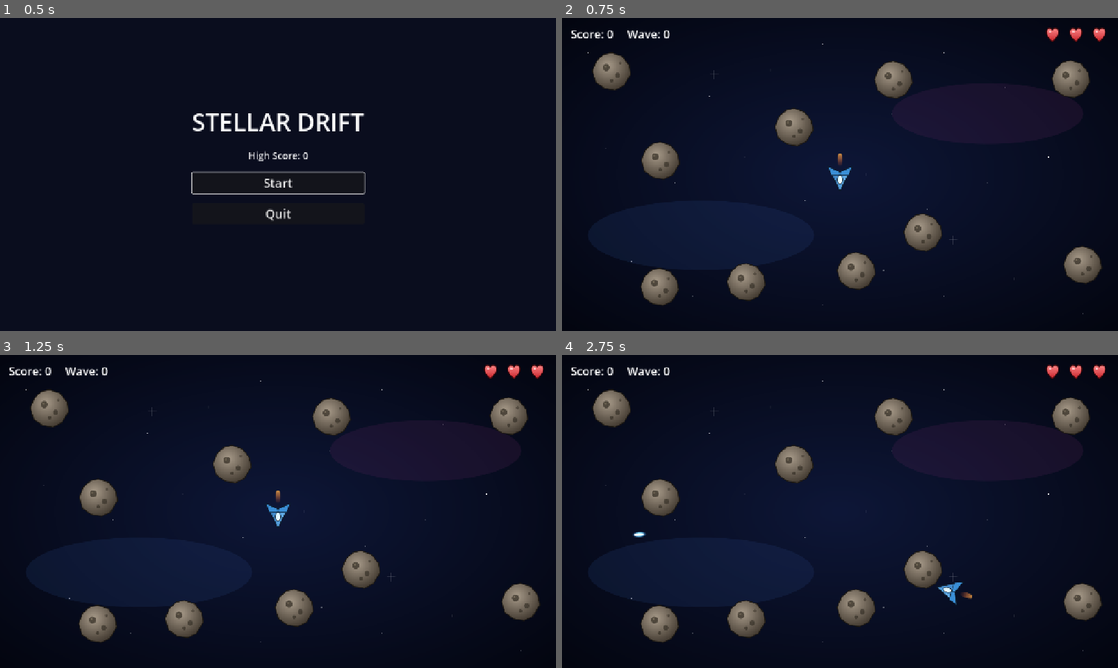
Above: before the commit, frames 1-4 (two rows, left to right).
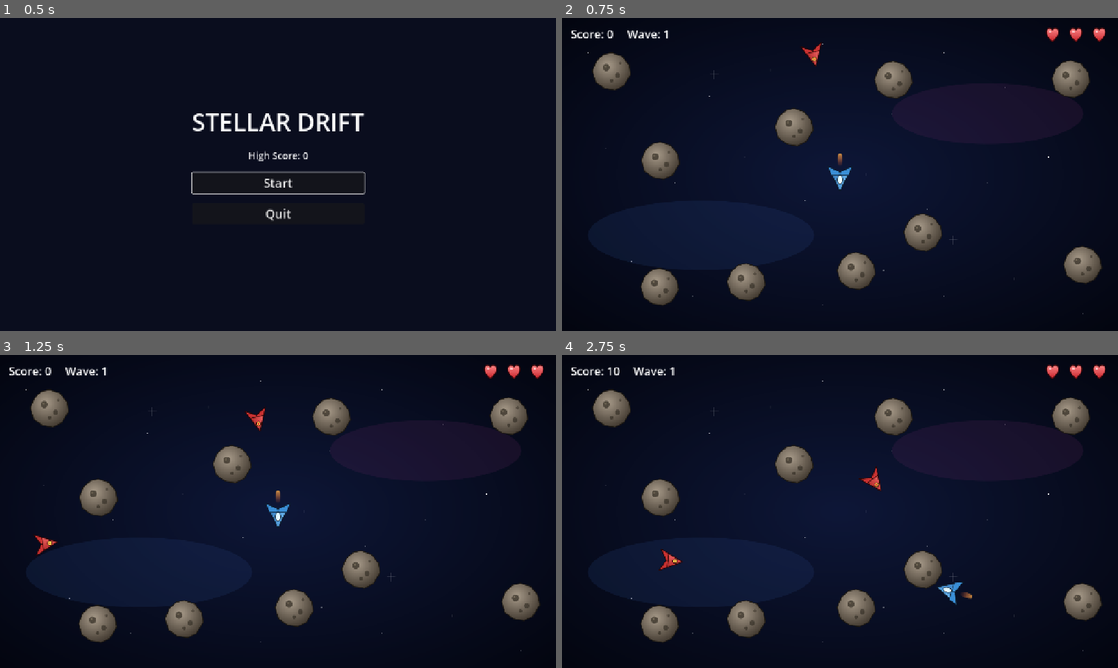
Above: after the commit, the same moments.

Repository: carlomigueldy/stellar-drift
Game: Godot game, scene res://main.tscn
Two runs of this game, one before a commit and one after it. Both use one fixed random seed, a clock stepped at 60 frames per second and the inputs below.
Inputs (mouse positions are in pixels of both pictures, inside the frame that each line leads up to):
- Up to frame 1 (0.5 s): no input
- Up to frame 2 (0.75 s): click "Start" at 0.5 s
- Up to frame 3 (1.25 s): no input
- Up to frame 4 (2.75 s): move the mouse to (962, 495) at 1.27 s; press the mouse at (962, 495) at 1.28 s; hold D (move_right) 1.28-2.03 s; move the mouse to (728, 527) at 2.02 s; release the mouse at (728, 527) at 2.03 s; hold S (move_down) from 2.03 s (still down); click (728, 527) at 2.1 s

Frame 1 is identical in both runs. In frame 2, 0.1% of the frame differs, in the area x 18-47%, y 4-16%; in frame 3, 0.3%; in frame 4, 0.5%, in the area x 8-58%, y 4-69%.

Commit message:
feat: wave spawner with escalating count and shooter ratio

Diff:
--- a/scenes/game/Game.tscn
+++ b/scenes/game/Game.tscn
@@ -1,10 +1,12 @@
-[gd_scene load_steps=10 format=3]
+[gd_scene load_steps=12 format=3]
 
 [ext_resource type="Script" path="res://scripts/Game.gd" id="1_game"]
 [ext_resource type="Texture2D" path="res://assets/sprites/bg.svg" id="2_bg"]
 [ext_resource type="PackedScene" path="res://scenes/actors/Player.tscn" id="3_player"]
 [ext_resource type="PackedScene" path="res://scenes/actors/Asteroid.tscn" id="4_ast"]
 [ext_resource type="PackedScene" path="res://scenes/ui/HUD.tscn" id="5_hud"]
+[ext_resource type="Script" path="res://scripts/Spawner.gd" id="6_spawner"]
+[ext_resource type="PackedScene" path="res://scenes/actors/EnemyChaser.tscn" id="7_chaser"]
 
 [sub_resource type="RectangleShape2D" id="RectShapeTop"]
 size = Vector2(1300, 20)
@@ -56,3 +58,7 @@
 position = Vector2(640, 360)
 
 [node name="HUD" parent="." instance=ExtResource("5_hud")]
+
+[node name="Spawner" type="Node" parent="."]
+script = ExtResource("6_spawner")
+chaser_scene = ExtResource("7_chaser")
--- /dev/null
+++ b/scripts/Spawner.gd
@@ -0,0 +1,59 @@
+extends Node
+
+signal wave_cleared
+
+@export var chaser_scene: PackedScene
+@export var shooter_scene: PackedScene
+@export var arena_rect: Rect2 = Rect2(80, 80, 1120, 560)
+@export var wave_break_seconds: float = 2.0
+@export var spawn_stagger_seconds: float = 0.35
+
+var _current_wave: int = 0
+var _alive_enemies: int = 0
+var _spawning: bool = false
+
+func _ready() -> void:
+	await get_tree().process_frame
+	_start_next_wave()
+
+func _start_next_wave() -> void:
+	_current_wave += 1
+	GameState.set_wave(_current_wave)
+	var count := _current_wave + 2
+	var shooter_chance: float = clampf(float(_current_wave - 1) * 0.10, 0.0, 0.60)
+	_spawning = true
+	for i in count:
+		_spawn_one(shooter_chance)
+		await get_tree().create_timer(spawn_stagger_seconds).timeout
+	_spawning = false
+	_check_wave_clear()
+
+func _spawn_one(shooter_chance: float) -> void:
+	var use_shooter := shooter_scene != null and randf() < shooter_chance
+	var scene := shooter_scene if use_shooter else chaser_scene
+	if scene == null:
+		return
+	var e: Node2D = scene.instantiate()
+	e.position = _random_edge_position()
+	e.tree_exited.connect(_on_enemy_freed)
+	get_parent().get_node("Arena").add_child(e)
+	_alive_enemies += 1
+
+func _random_edge_position() -> Vector2:
+	var edge := randi() % 4
+	match edge:
+		0: return Vector2(arena_rect.position.x + randf() * arena_rect.size.x, arena_rect.position.y - 20)
+		1: return Vector2(arena_rect.position.x + randf() * arena_rect.size.x, arena_rect.end.y + 20)
+		2: return Vector2(arena_rect.position.x - 20, arena_rect.position.y + randf() * arena_rect.size.y)
+		_: return Vector2(arena_rect.end.x + 20, arena_rect.position.y + randf() * arena_rect.size.y)
+
+func _on_enemy_freed() -> void:
+	_alive_enemies -= 1
+	_check_wave_clear()
+
+func _check_wave_clear() -> void:
+	if _spawning or _alive_enemies > 0:
+		return
+	wave_cleared.emit()
+	await get_tree().create_timer(wave_break_seconds).timeout
+	_start_next_wave()
